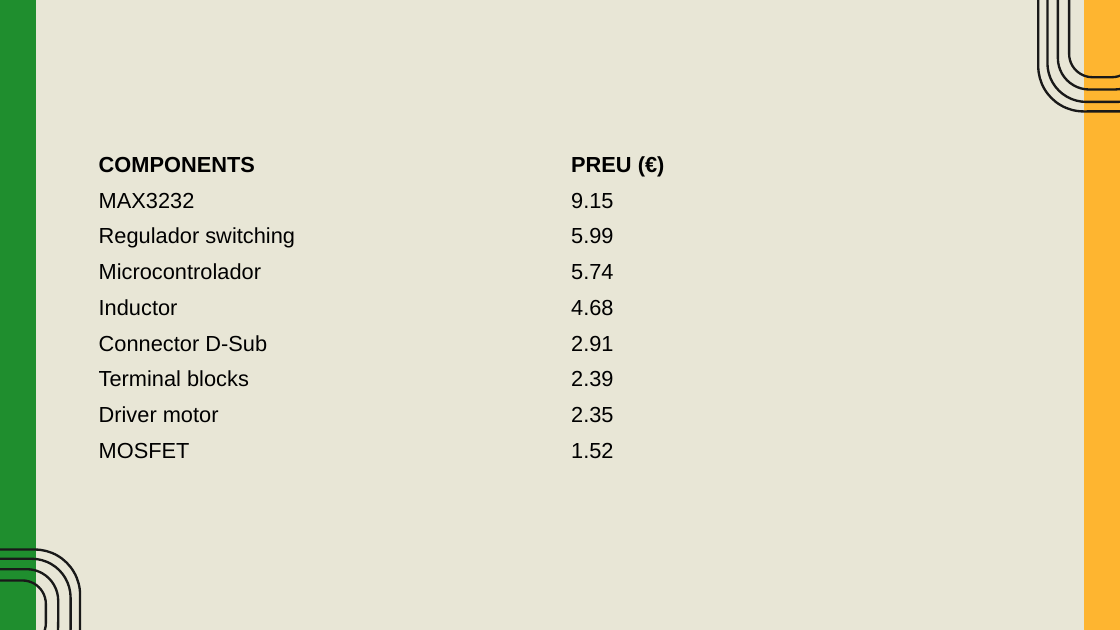
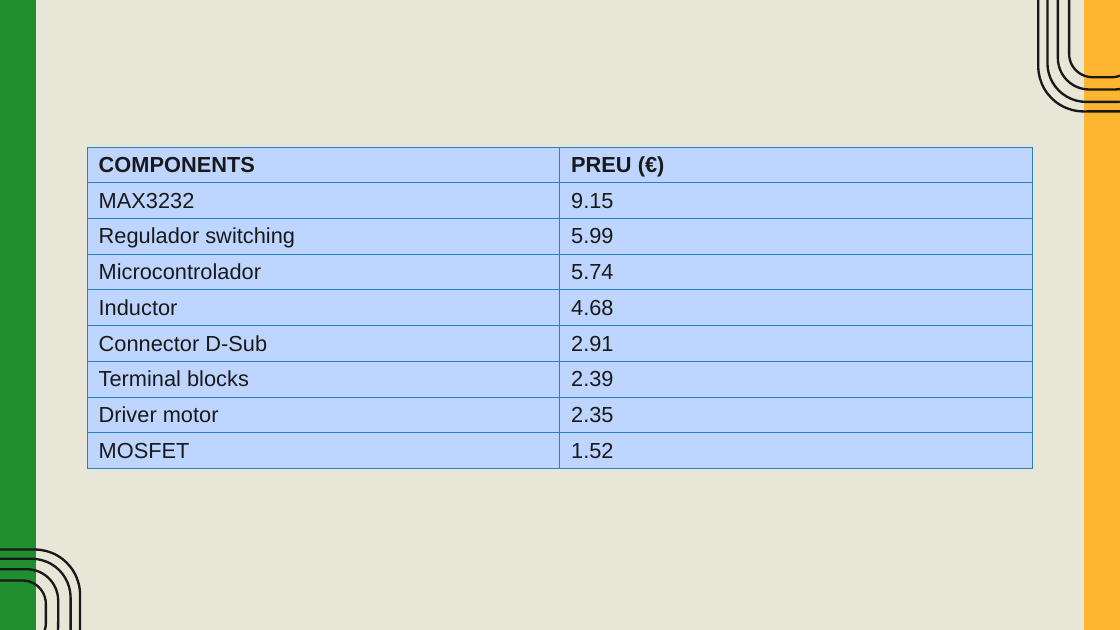
Before and after one commit to EDD2526/edd-project-grup-dijous-dj_d_seients, a slide deck: slide 35 of EINES DE DISSENY – PROJECTE VERSIÓ FINAL.pptx. Drawn at 1120x630 pixels with LibreOffice and Linux fonts; fonts in the diff are those of the drawing. Boxes give left, top, right and bottom in pixels: in the first picture for what was removed or moved away, otherwise in the second. Text is boxed around its words. In the diff, an @@ line names an element or a change of style, - is before the commit and + after.

```diff
--- a/EINES DE DISSENY – PROJECTE VERSIÓ FINAL.pptx
+++ b/EINES DE DISSENY – PROJECTE VERSIÓ FINAL.pptx
@@ table at bbox=[87, 147, 1033, 483] @@
@@ text colour #000000 to #191919 @@
@@ borders changed @@
```
Also in this commit, not shown: 3 other files.
